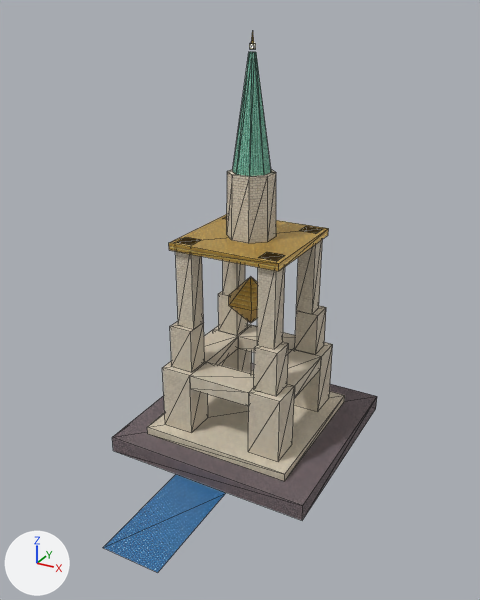
What one commit did to the glTF model prototypes/great-meridian-monument/great-meridian-far.glb.
Both versions are drawn from a camera (50 mm lens) standing at (74.2, -80.7, 110.1) and looking at (4.7, 45.6, 46.9). Lighting does not change. The marker at lower left points along +X, +Y and +Z. The first picture is the older version. Mesh edges are drawn as thin lines. Vertices at exactly the same position are counted once.

The first picture shows 'great_meridian_far'.
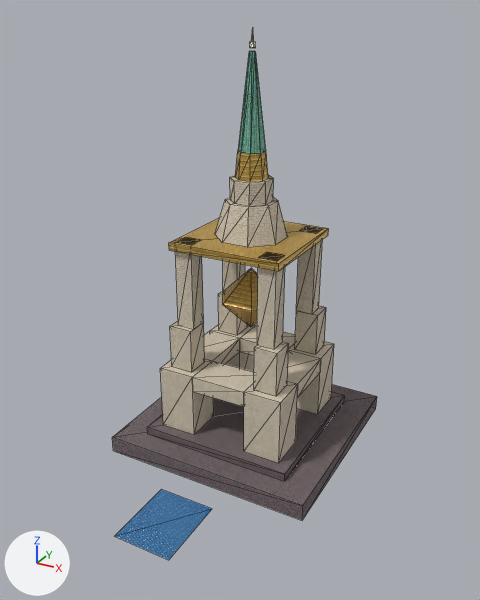
Boxes [x1, y1, x2, y2] around the edits, measured in the pictures (480 x 600 px; the box of a moved part takes in the faces that stretch with it):
'great_meridian_far', reshaped: before [103, 31, 377, 573]; after [112, 28, 377, 560]
part 1 of me_great_meridian_far, moved or reshaped: before [229, 277, 258, 323]; after [223, 268, 258, 327]
part 2 of me_great_meridian_far, moved or reshaped: before [250, 43, 256, 49]; after [250, 42, 256, 48]
part 3 of me_great_meridian_far, rebuilt: before [162, 324, 333, 462]; after [160, 324, 334, 463]
part 4 of me_great_meridian_far, rebuilt (28% narrower, 17% shorter): before [233, 52, 271, 176]; after [238, 51, 265, 154]
part 5 of me_great_meridian_far, rebuilt (20% narrower, 27% shorter): before [103, 475, 225, 573]; after [115, 489, 212, 560]
part 6 of me_great_meridian_far, added (beige): after [215, 197, 288, 247]
part 7 of me_great_meridian_far, added: after [230, 175, 274, 206]
part 8 of me_great_meridian_far, added (brown): after [235, 151, 268, 182]
part 9 of me_great_meridian_far, deleted (beige): before [227, 169, 276, 243]
part 10 of me_great_meridian_far, recoloured (darker): before [147, 370, 345, 481]; after [147, 392, 345, 481]

Edits to the bpy script that builds the scene:
```text
Change me_great_meridian_far:
    used by ob_great_meridian_far; location = (0.0, 0.0, 0.0)
    remove me_great_meridian_far.from_pydata(...)  # 190 vertices, 282 faces; spans x -27.9..27.9, y 4.3..87.9, z 0.0..105.5
    add me_great_meridian_far.from_pydata(...)  # 224 vertices, 330 faces; spans x -27.9..27.9, y 8.4..87.9, z 0.0..106.2
    me_great_meridian_far part 1: the loose piece of 8 vertices spanning x -6.7..6.7, y 54.2..65.8, z 33.7..47.0 is scaled about its middle by 1.26, then moved by (0.0, 0.0, 0.6)
    me_great_meridian_far part 2: the loose piece of 8 vertices spanning x -0.5..0.5, y 59.5..60.5, z 101.7..102.9 is moved by (0.0, 0.0, 0.3)
    me_great_meridian_far part 3: the loose piece of 44 vertices spanning x -17.0..17.0, y 43.0..77.0, z 6.5..24.1 is rebuilt with 44 vertices and now spans x -17.4..17.4, y 42.6..77.4, z 6.5..24.1
    me_great_meridian_far part 4: the loose piece of 17 vertices spanning x -4.3..4.3, y 55.7..64.3, z 74.0..101.0 is rebuilt with 17 vertices and now spans x -3.0..3.0, y 57.0..63.0, z 79.0..101.2
    me_great_meridian_far part 5: the loose piece of 4 vertices spanning x -7.4..7.4, y 4.3..33.4, z 0.0 is rebuilt with 4 vertices and now spans x -7.4..7.4, y 8.4..26.8, z 0.0
    me_great_meridian_far part 6: a new loose piece of 17 vertices spanning x -8.5..8.5, y 51.5..68.4, z 58.0..67.0, in mat_stone_limestone (picture img_image_0)
    me_great_meridian_far part 7: a new loose piece of 17 vertices spanning x -4.9..4.9, y 55.1..64.9, z 67.0..72.6, in mat_stone_limestone (picture img_image_0)
    me_great_meridian_far part 8: a new loose piece of 17 vertices spanning x -3.7..3.7, y 56.3..63.7, z 72.6..79.0, in mat_bronze_gilded (picture img_image_3)
    me_great_meridian_far part 9
    17 vertices are removed from x -5.7..5.7, y 54.2..65.7, z 58.0..74.0
    24 faces are deleted
    me_great_meridian_far part 10: 10 faces spanning x -20.5..20.5, y 39.5..80.5, z 4.3..6.5 switch from mat_stone_limestone (picture img_image_0) to mat_stone_granite (picture img_image_1)
    other edits to the shape of me_great_meridian_far do not show in these pictures
```
